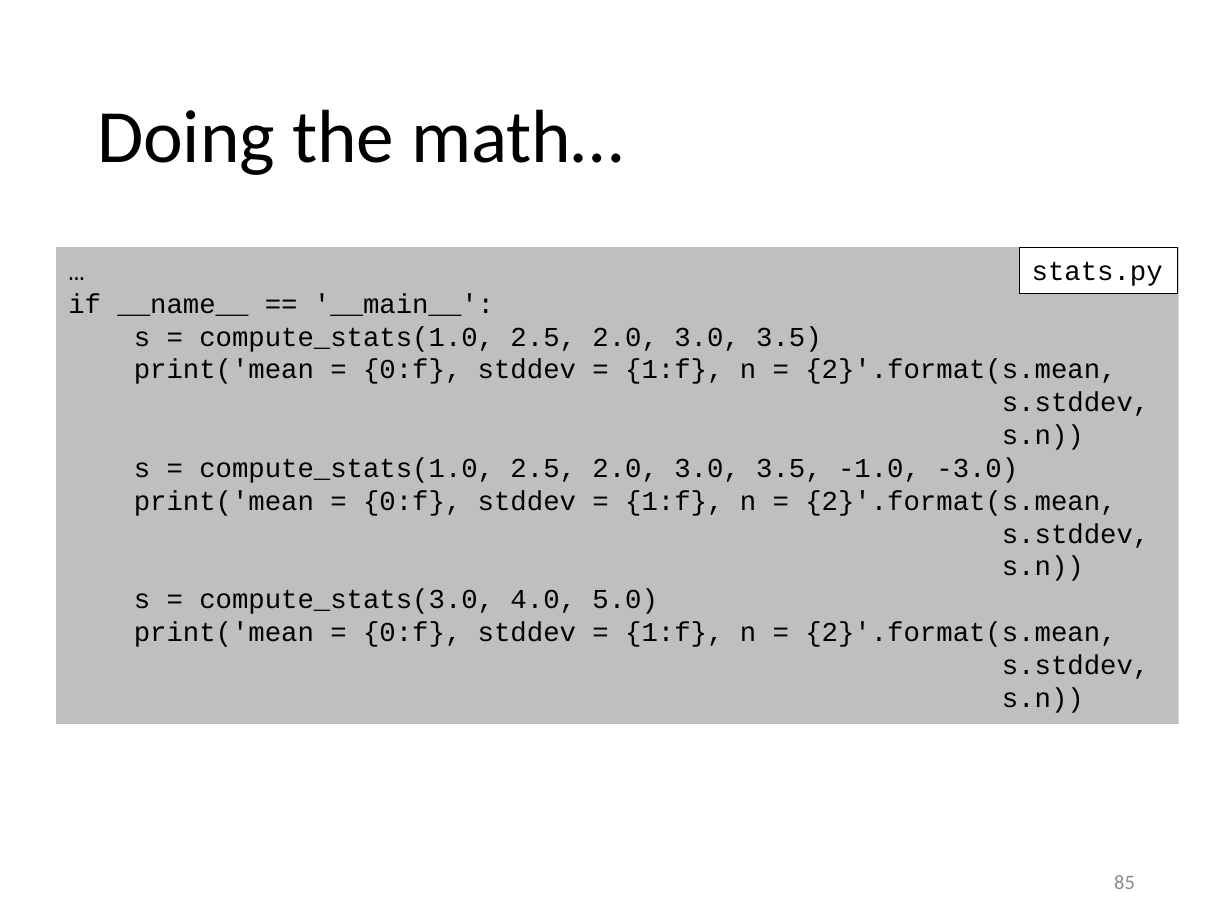
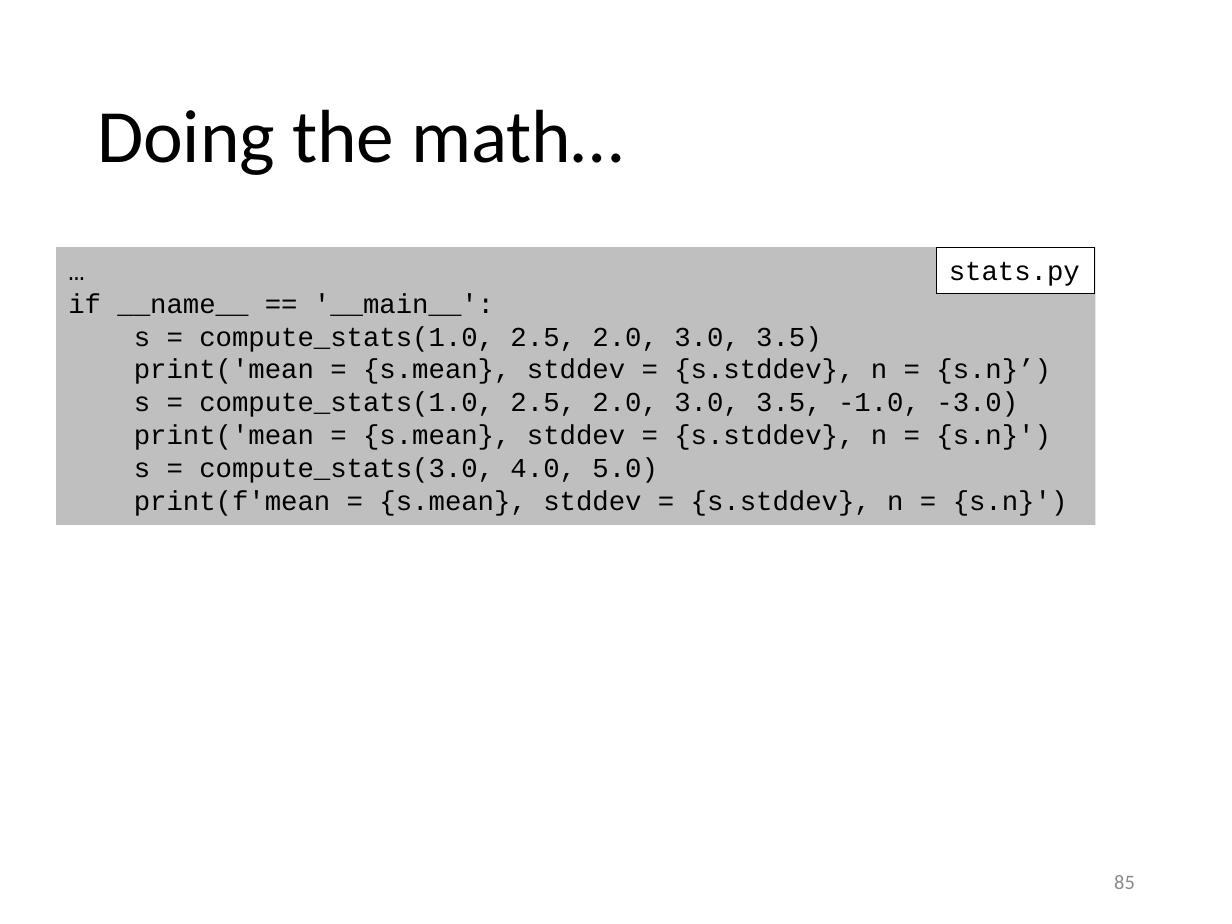
Before and after one commit to gjbex/Python-for-HPC, a slide deck: slide 85 of python_for_hpc.pptx. Drawn at 1232x924 pixels with LibreOffice and Linux fonts; fonts in the diff are those of the drawing. Boxes give left, top, right and bottom in pixels: in the first picture for what was removed or moved away, otherwise in the second. Text is boxed around its words. In the diff, an @@ line names an element or a change of style, - is before the commit and + after.

```diff
--- a/python_for_hpc.pptx
+++ b/python_for_hpc.pptx
@@ rectangle "… if __name__ == '__main__':": place and size @@
-rectangle "… if __name__ == '__main__':" at [57, 248, 1179, 724]
+rectangle "… if __name__ == '__main__':" at [57, 248, 1096, 526]
@@ rectangle "stats.py": place and size @@
-rectangle "stats.py" at [1020, 248, 1178, 293]
+rectangle "stats.py" at [936, 248, 1094, 293]
@@ text in rectangle at [134, 359, 1051, 384]: text changed @@
-print('mean = {0:f}, stddev = {1:f}, n = {2}'.format(s.mean,
-s.stddev,
-s.n))
+print('mean = {s.mean}, stddev = {s.stddev}, n = {s.n}’)
@@ text in rectangle at [134, 425, 1051, 450]: text changed @@
-print('mean = {0:f}, stddev = {1:f}, n = {2}'.format(s.mean,
-s.stddev,
-s.n))
+print('mean = {s.mean}, stddev = {s.stddev}, n = {s.n}')
@@ text in rectangle at [134, 491, 1068, 516]: text changed @@
-print('mean = {0:f}, stddev = {1:f}, n = {2}'.format(s.mean,
-s.stddev,
-s.n))
+print(f'mean = {s.mean}, stddev = {s.stddev}, n = {s.n}')
```
Also in this commit, not shown: 7 other slides changed.
